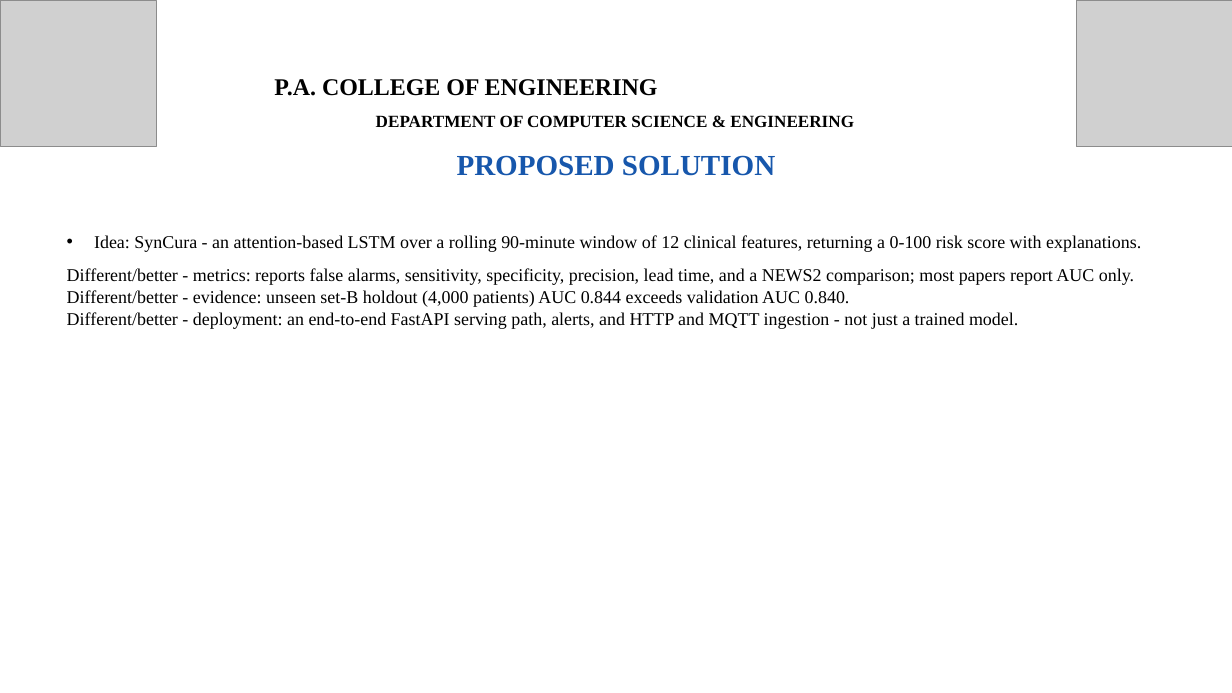
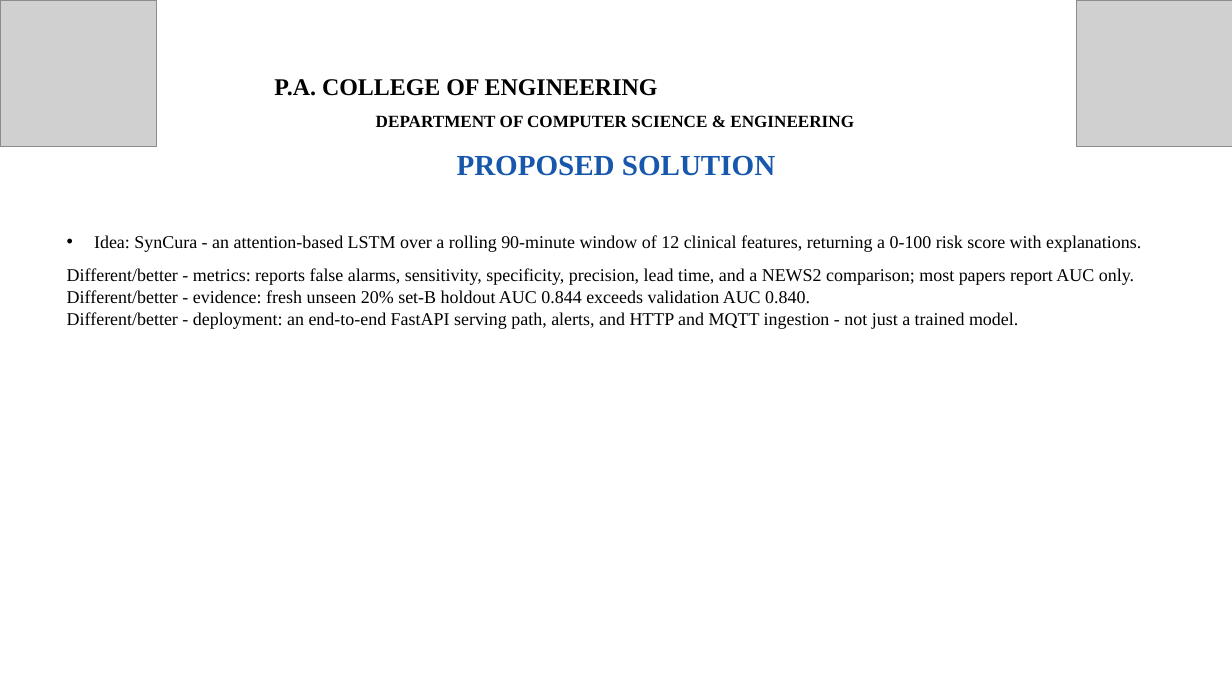
Before and after one commit to Dinaltium/SynCura, a slide deck: slide 6 of ppt/SynCura_Deck_V2.pptx. Drawn at 1232x693 pixels with LibreOffice and Linux fonts; fonts in the diff are those of the drawing; grey boxes stand for pictures. Boxes give left, top, right and bottom in pixels: in the first picture for what was removed or moved away, otherwise in the second. Text is boxed around its words. In the diff, an @@ line names an element or a change of style, - is before the commit and + after.

Commit message:
docs: sync all docs to deployed 3-model ensemble (val 0.840, fresh holdout 0.844); fix refs slide

```diff
--- a/ppt/SynCura_Deck_V2.pptx
+++ b/ppt/SynCura_Deck_V2.pptx
@@ text at <box>67,290,810,304</box>: text changed @@
-Different/better - evidence: unseen set-B holdout (4,000 patients) AUC 0.844 exceeds validation AUC 0.840.
+Different/better - evidence: fresh unseen 20% set-B holdout AUC 0.844 exceeds validation AUC 0.840.
```
Also in this commit, not shown: 2 other slides changed, 5 other files.
